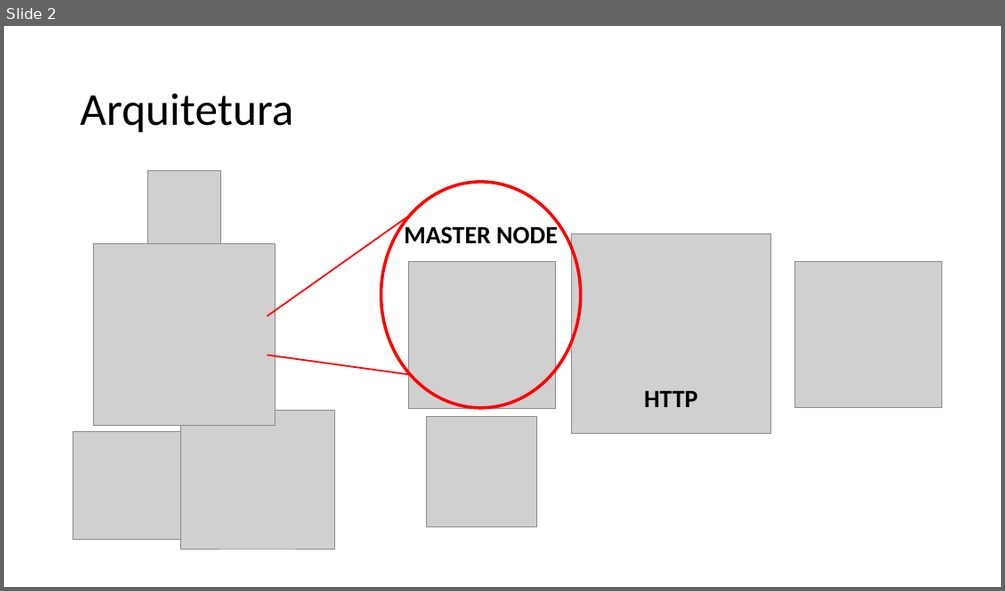
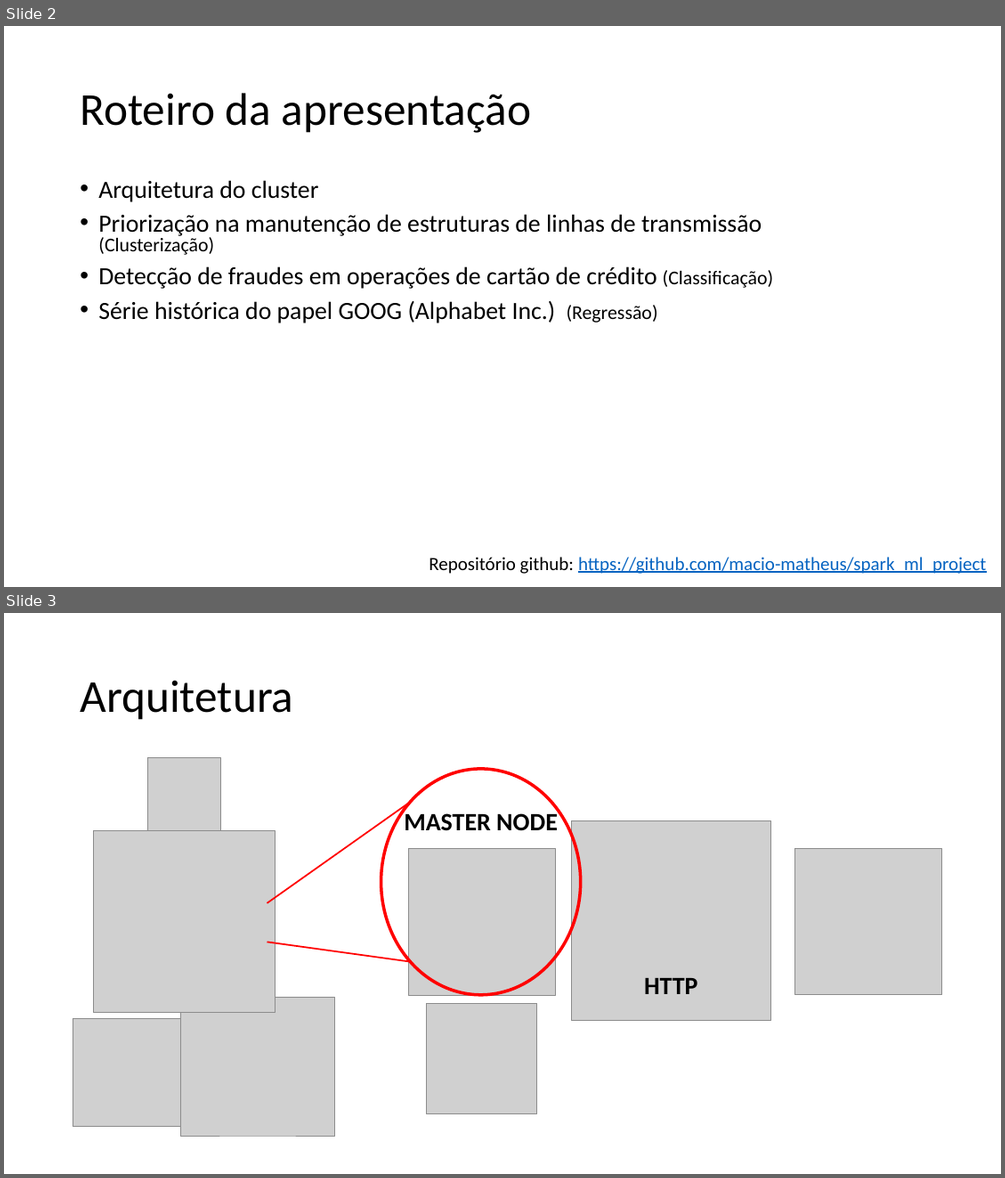
Before and after one commit to macio-matheus/spark-ml-project, a slide deck: apresentacao.pptx. Shown one above the other, each under a label of ours: slide 2 before the commit, slides 2 and 3 after it. The pictures are 1005x591 and 1005x1178 pixels, drawn with LibreOffice and Linux fonts; fonts in the diff are those of the drawing; grey boxes stand for pictures. Boxes give left, top, right and bottom in pixels: in the first picture for what was removed or moved away, otherwise in the second. Text is boxed around its words. In the diff, an @@ line names an element or a change of style, - is before the commit and + after.

```diff
--- a/apresentacao.pptx
+++ b/apresentacao.pptx
@@ slide 2 added at <box>4,26,1001,587</box>, background #FFFFFF @@
@@ title added at <box>80,93,532,133</box>, 44 pt, text #000000 @@
+Roteiro da apresentação
@@ text added at <box>98,180,774,323</box>, 23.8 pt, text #000000 @@
+• Arquitetura do cluster
+• Priorização na manutenção de estruturas de linhas de transmissão (Clusterização)
+• Detecção de fraudes em operações de cartão de crédito (Classificação)
+• Série histórica do papel GOOG (Alphabet Inc.) (Regressão)
@@ text added at <box>429,556,986,573</box>, 18 pt, text #0563C1, underline @@
+Repositório github: https://github.com/macio-matheus/spark_ml_project
@@ what was slide 2 is now slide 3 @@
```
Also in this commit, not shown: 2 slides changed, 13 other slides added, 7 other files.
